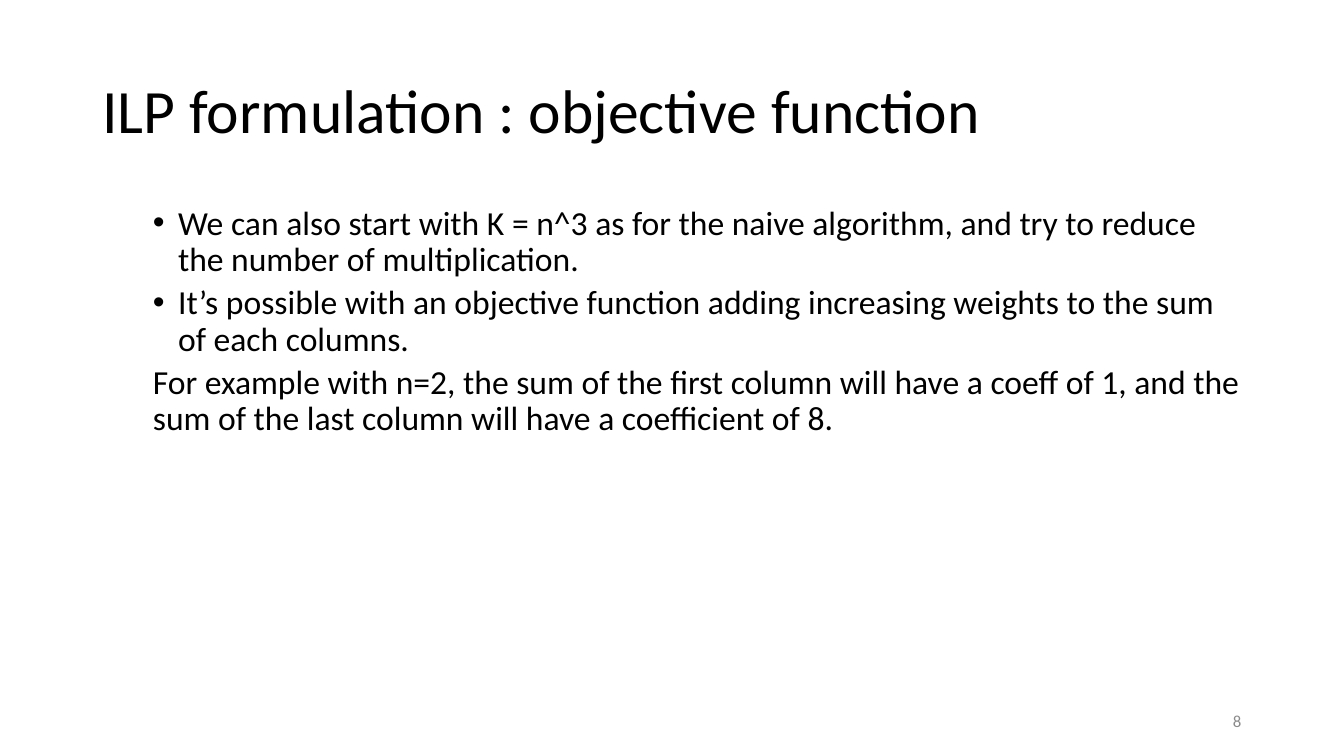
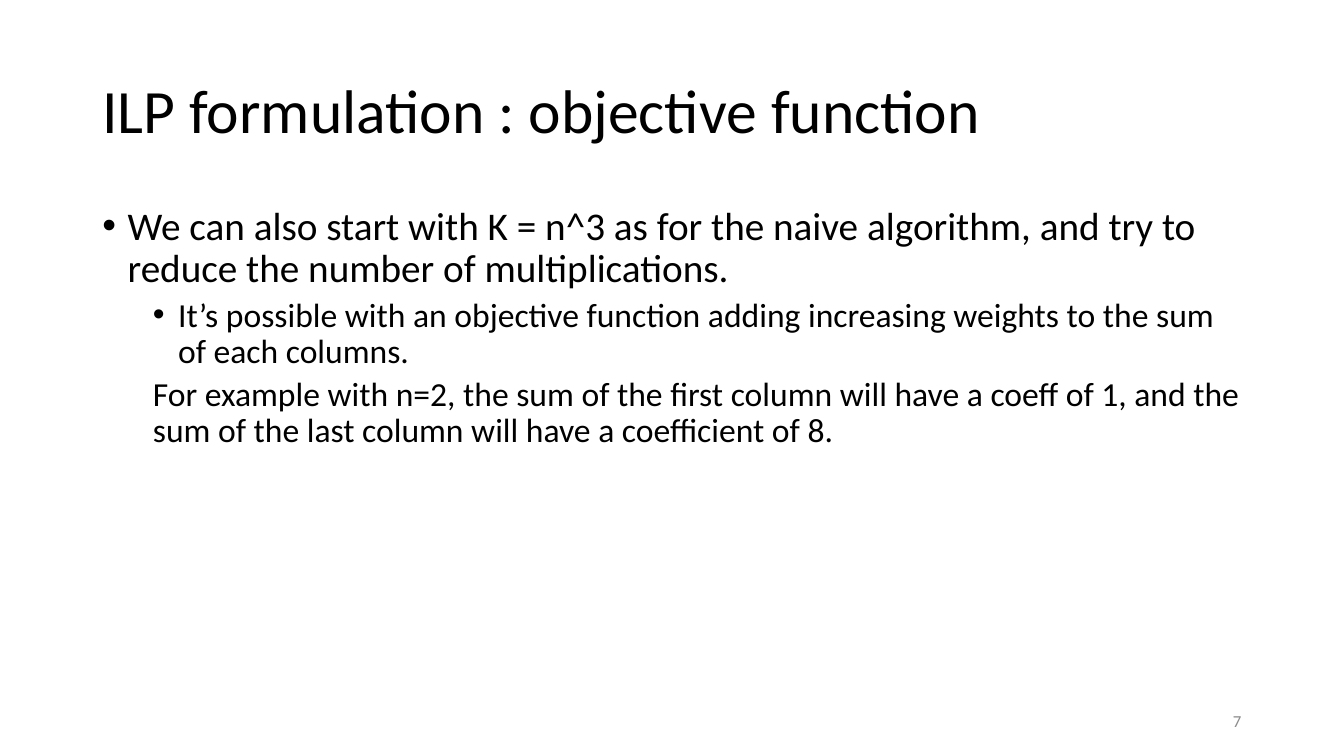
Before and after one commit to Fusion-thermo/Matrix-multiplication, a slide deck: slide 7 of Optimal Matrix Multiplication presentation.pptx (slide 8 before the commit). Drawn at 1344x756 pixels with LibreOffice and Linux fonts; fonts in the diff are those of the drawing. Boxes give left, top, right and bottom in pixels: in the first picture for what was removed or moved away, otherwise in the second. Text is boxed around its words. In the diff, an @@ line names an element or a change of style, - is before the commit and + after.

```diff
--- a/Optimal Matrix Multiplication presentation.pptx
+++ b/Optimal Matrix Multiplication presentation.pptx
@@ text at (128, 212, 1195, 289): text changed; size 24 to 28 pt @@
-  • We can also start with K = n^3 as for the naive algorithm, and try to reduce the number of multiplication.
+• We can also start with K = n^3 as for the naive algorithm, and try to reduce the number of multiplications.
@@ page number at (1233, 716, 1241, 727): text changed @@
-8
+7
```
Also in this commit, not shown: 5 other slides changed, 1 slide removed, 3 other files.
